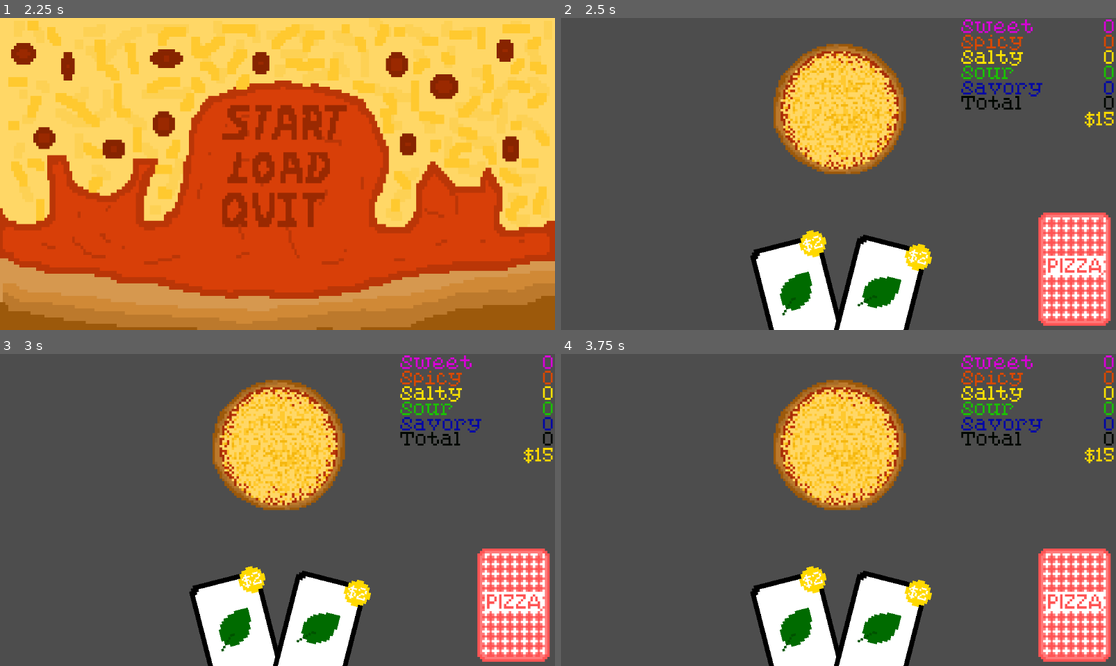
Above: before the commit, frames 1-4 (two rows, left to right).
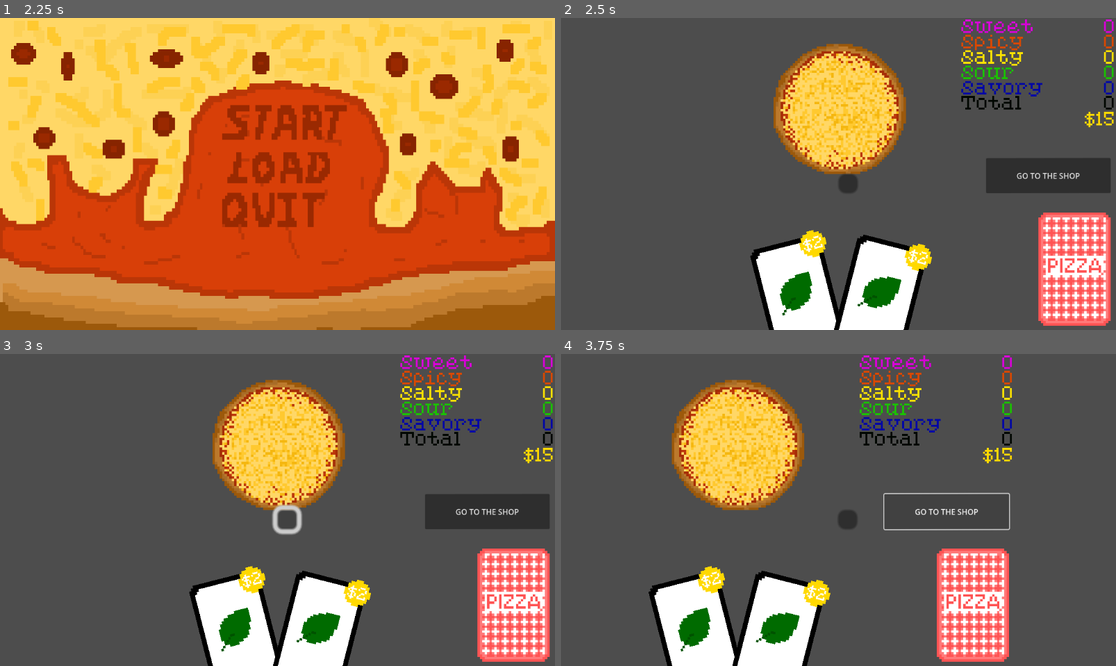
Above: after the commit, the same moments.

Repository: bstrong5923/Pizzatro
Game: Godot game, scene res://Scenes/title_screen.tscn
Two runs of this game, one before a commit and one after it. Both use one fixed random seed, a clock stepped at 60 frames per second and the inputs below.
Inputs (mouse positions are in pixels of both pictures, inside the frame that each line leads up to):
- Up to frame 1 (2.25 s): tap Enter at 0.5, 2 s; move the mouse to (399, 158) at 0.52 s; click (399, 158) at 0.67 s; tap Space at 1.25 s; move the mouse to (166, 189) at 1.27 s; click (166, 189) at 1.42 s; move the mouse to (333, 105) at 2.02 s; click (333, 105) at 2.17 s
- Up to frame 2 (2.5 s): no input
- Up to frame 3 (3 s): click (288, 519) at 2.77 s
- Up to frame 4 (3.75 s): click (1049, 513) at 3.5 s, where only the run after the commit has a clickable "GO TO THE SHOP"

Frame 1 is identical in both runs. In frame 2, 2.6% of the frame differs, in the area x 50-99%, y 44-57%; in frame 3, 2.8%; in frame 4, 38%, in the area x 15-100%, y 0-100%.

Commit message:
yeah made this shit impeccable

Diff:
--- /dev/null
+++ b/Scenes/Camera.gd
@@ -0,0 +1,10 @@
+extends Camera2D
+
+
+
+
+
+func _on_go_to_shop_button_pressed() -> void:
+	var target_x := 230.0
+	var tween := get_tree().create_tween()
+	tween.tween_property(self, "position:x", target_x, 1.0)
--- a/Scenes/Game.tscn
+++ b/Scenes/Game.tscn
@@ -1,7 +1,8 @@
-[gd_scene load_steps=9 format=3 uid="uid://b1wv8w4eqxgld"]
+[gd_scene load_steps=10 format=3 uid="uid://b1wv8w4eqxgld"]
 
 [ext_resource type="Script" uid="uid://00wkttosnbi6" path="res://Scenes/game.gd" id="1_7lihs"]
 [ext_resource type="PackedScene" uid="uid://47vmngv3hwa4" path="res://Scenes/pie.tscn" id="1_gl6un"]
+[ext_resource type="Script" uid="uid://5djer6cxvnlh" path="res://Scenes/Camera.gd" id="3_2irst"]
 [ext_resource type="PackedScene" uid="uid://c1haclruh7ag6" path="res://Scenes/minis.tscn" id="3_j5yw3"]
 [ext_resource type="PackedScene" uid="uid://cytuknnllyne4" path="res://Scenes/hand_animation.tscn" id="4_kldst"]
 [ext_resource type="PackedScene" uid="uid://cu3awgnfcjhbe" path="res://Scenes/deck.tscn" id="5_7lihs"]
@@ -20,6 +21,22 @@
 scale = Vector2(1, 1)
 
 [node name="Camera2D" type="Camera2D" parent="."]
+script = ExtResource("3_2irst")
+
+[node name="go_to_shop_button" type="Button" parent="Camera2D"]
+top_level = true
+offset_left = 305.99997
+offset_top = -33.000015
+offset_right = 565.0
+offset_bottom = 39.999985
+rotation = -6.2848086
+text = "GO TO THE SHOP"
+metadata/_edit_use_anchors_ = true
+
+[node name="Button" type="Button" parent="Camera2D"]
+offset_right = 8.0
+offset_bottom = 8.0
+metadata/_edit_use_anchors_ = true
 
 [node name="minis" parent="." instance=ExtResource("3_j5yw3")]
 position = Vector2(0, -27)
@@ -47,4 +64,5 @@
 position = Vector2(115.399994, -65.2)
 scale = Vector2(0.2, 0.2)
 
+[connection signal="pressed" from="Camera2D/go_to_shop_button" to="Camera2D" method="_on_go_to_shop_button_pressed"]
 [connection signal="input_event" from="deck/Area2D" to="deck" method="_on_area_2d_input_event"]
--- a/Scenes/title_screen.tscn
+++ b/Scenes/title_screen.tscn
@@ -1,11 +1,7 @@
-[gd_scene load_steps=4 format=3 uid="uid://pmtdc5lwg4ng"]
+[gd_scene load_steps=3 format=3 uid="uid://pmtdc5lwg4ng"]
 
 [ext_resource type="Script" uid="uid://c3f5svwhm42im" path="res://Scenes/title_screen.gd" id="1_klylv"]
 [ext_resource type="Texture2D" uid="uid://dhyrbs6aaa68j" path="res://Assets/Sprites/titlescreen.png" id="2_p3fck"]
-
-[sub_resource type="GDScript" id="GDScript_p3fck"]
-script/source = "extends Button
-"
 
 [node name="TitleScreen" type="Node2D"]
 script = ExtResource("1_klylv")
@@ -18,7 +14,7 @@
 offset_top = 181.0
 offset_right = 720.0
 offset_bottom = 254.0
-script = SubResource("GDScript_p3fck")
+metadata/_edit_use_anchors_ = true
 
 [node name="load_button" type="Button" parent="."]
 modulate = Color(1, 1, 1, 0)
--- /dev/null
+++ b/main.gd
@@ -0,0 +1,6 @@
+extends Node
+@onready var game = preload("res://Scenes/Game.tscn")
+
+func _ready() -> void:
+	print("yo")
+	var game_scene = game.instantiate()
--- /dev/null
+++ b/main.tscn
@@ -0,0 +1,6 @@
+[gd_scene load_steps=2 format=3 uid="uid://ce505xvemrrel"]
+
+[ext_resource type="Script" uid="uid://cwxcr70cx0wki" path="res://main.gd" id="1_ig7tw"]
+
+[node name="Main" type="Node"]
+script = ExtResource("1_ig7tw")
Not shown, added: Scenes/Camera.gd.uid
Not shown, added: main.gd.uid
